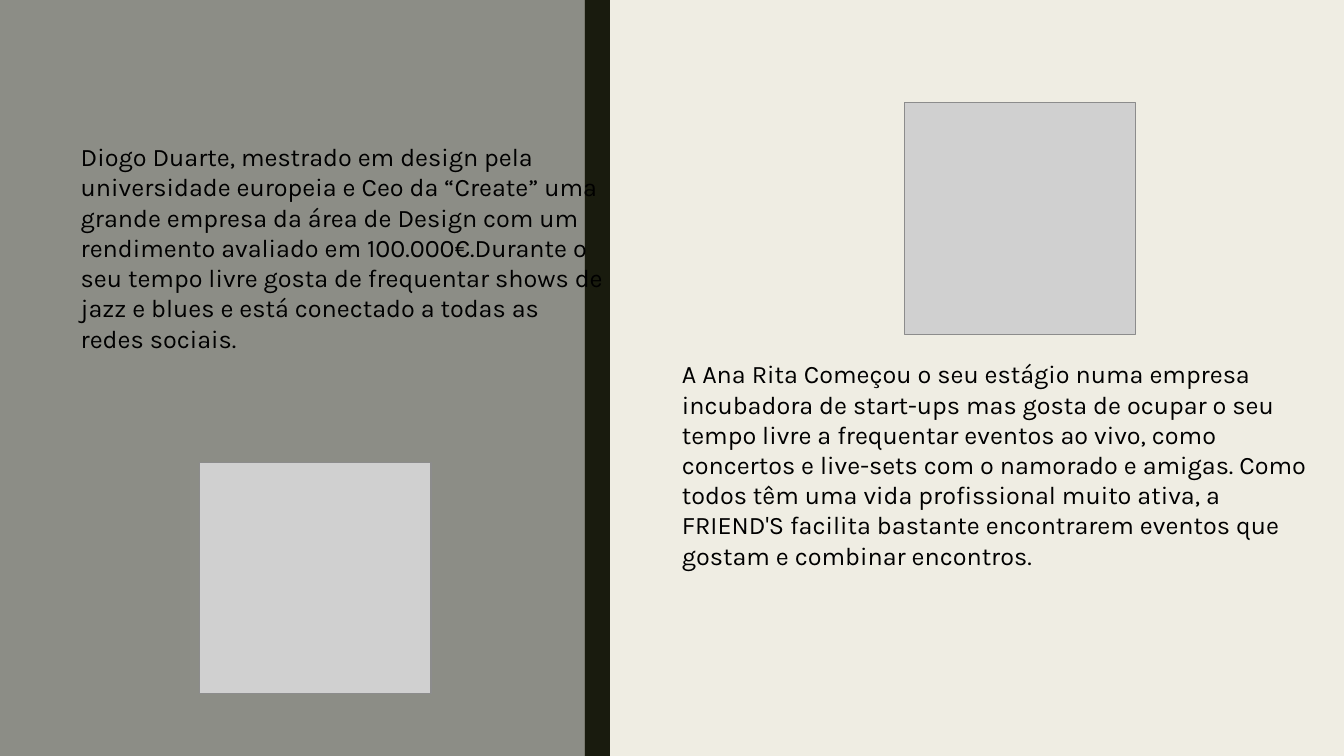
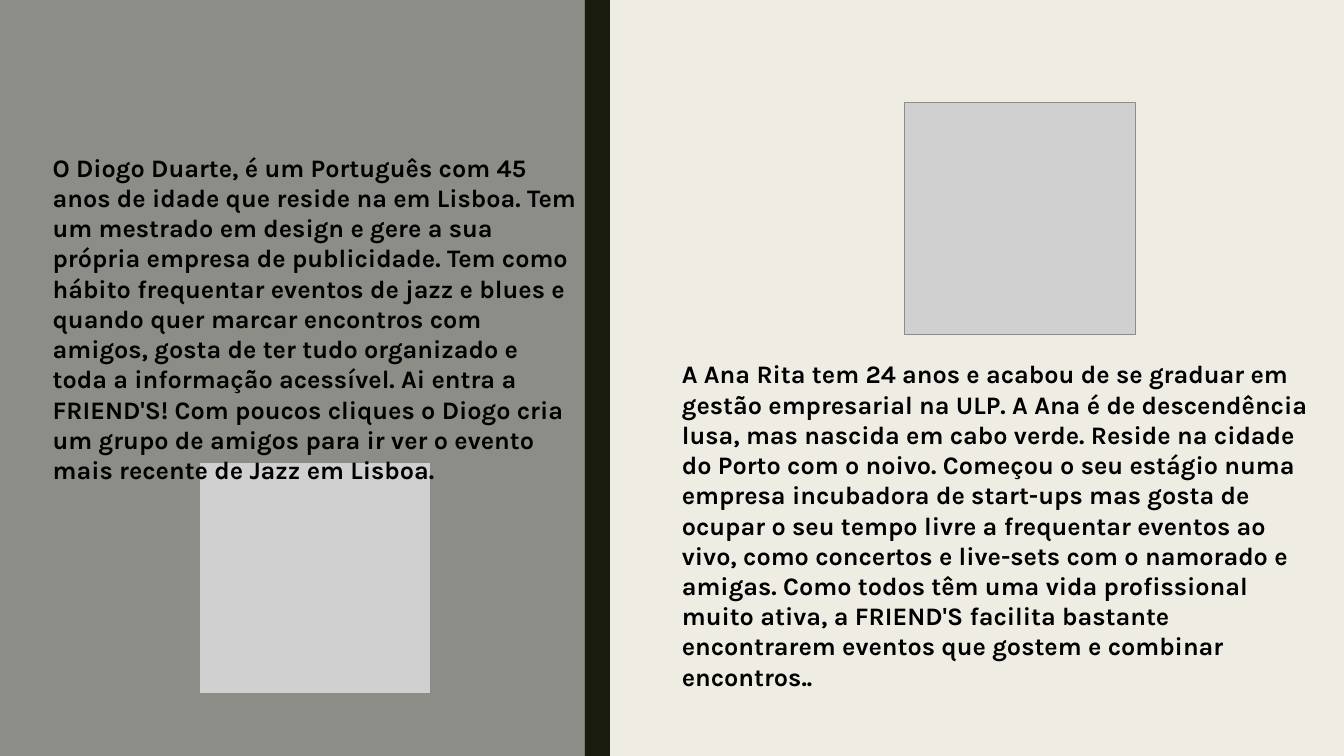
Before and after one commit to joaoppiresp/Proj-Mobile, a slide deck: slide 4 of Relatorios-Progresso/FRIEND’S_3rdDelivery.pptx. Drawn at 1344x756 pixels with LibreOffice and Linux fonts; fonts in the diff are those of the drawing; grey boxes stand for pictures. Boxes give left, top, right and bottom in pixels: in the first picture for what was removed or moved away, otherwise in the second. Text is boxed around its words. In the diff, an @@ line names an element or a change of style, - is before the commit and + after.

```diff
--- a/Relatorios-Progresso/FRIEND’S_3rdDelivery.pptx
+++ b/Relatorios-Progresso/FRIEND’S_3rdDelivery.pptx
@@ text at (53, 157, 576, 480): text changed; bold on @@
-Diogo Duarte, mestrado em design pela universidade europeia e Ceo da “Create” uma grande empresa da área de Design com um rendimento avaliado em 100.000€.Durante o seu tempo livre gosta de frequentar shows de jazz e blues e está conectado a todas as redes sociais.
+O Diogo Duarte, é um Português com 45 anos de idade que reside na em Lisboa. Tem um mestrado em design e gere a sua própria empresa de publicidade. Tem como hábito frequentar eventos de jazz e blues e quando quer marcar encontros com amigos, gosta de ter tudo organizado e toda a informação acessível. Ai entra a FRIEND'S! Com poucos cliques o Diogo cria um grupo de amigos para ir ver o evento mais recente de Jazz em Lisboa.
@@ text at (682, 365, 1307, 629): text changed; bold on @@
-A Ana Rita Começou o seu estágio numa empresa incubadora de start-ups mas gosta de ocupar o seu tempo livre a frequentar eventos ao vivo, como concertos e live-sets com o namorado e amigas. Como todos têm uma vida profissional muito ativa, a FRIEND'S facilita bastante encontrarem eventos que gostam e combinar encontros.
+A Ana Rita tem 24 anos e acabou de se graduar em gestão empresarial na ULP. A Ana é de descendência lusa, mas nascida em cabo verde. Reside na cidade do Porto com o noivo. Começou o seu estágio numa empresa incubadora de start-ups mas gosta de ocupar o seu tempo livre a frequentar eventos ao vivo, como concertos e live-sets com o namorado e amigas. Como todos têm uma vida profissional muito ativa, a FRIEND'S facilita bastante encontrarem eventos que gostem e combinar encontros..
```
Also in this commit, not shown: 5 other slides changed.
